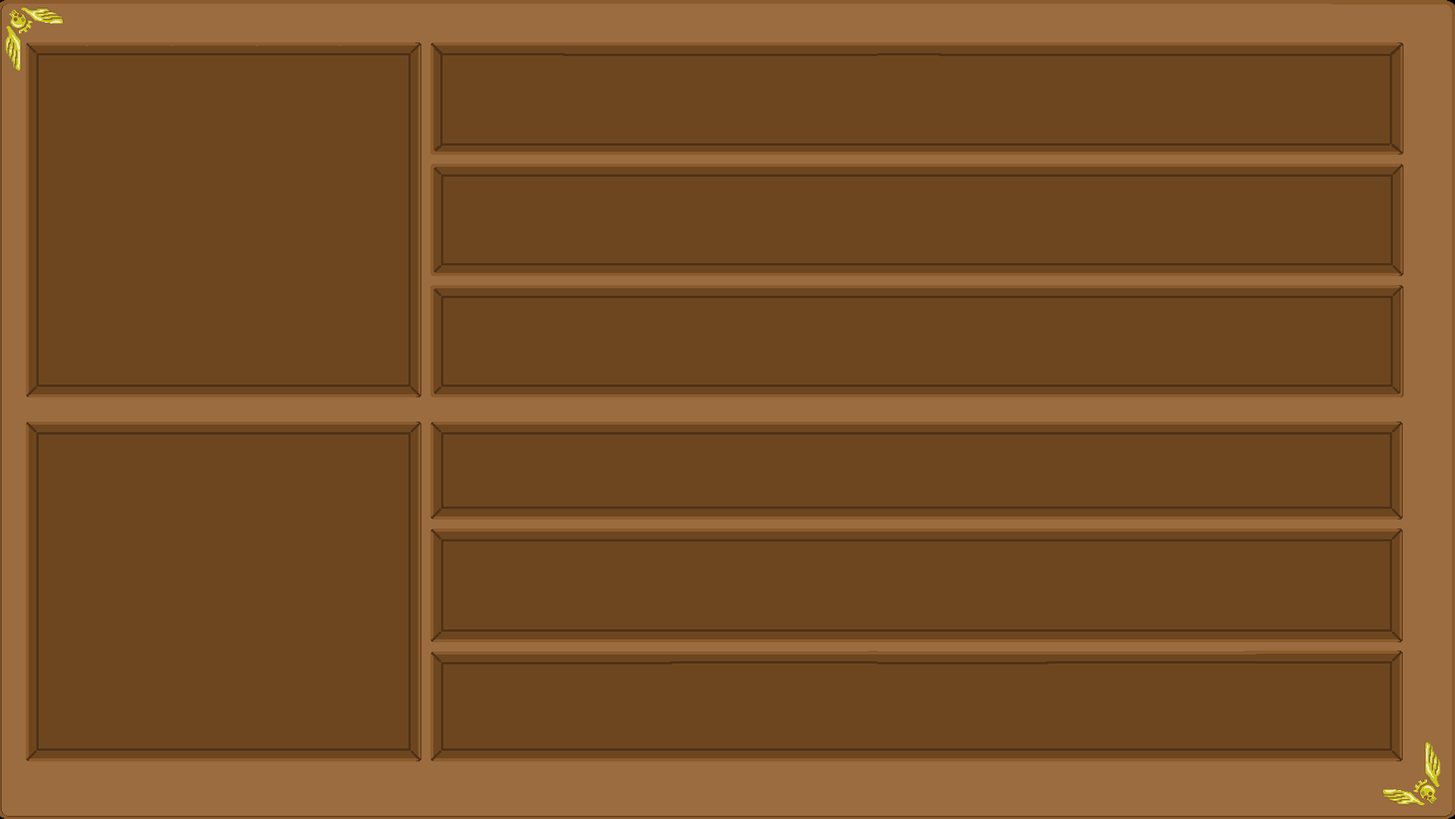
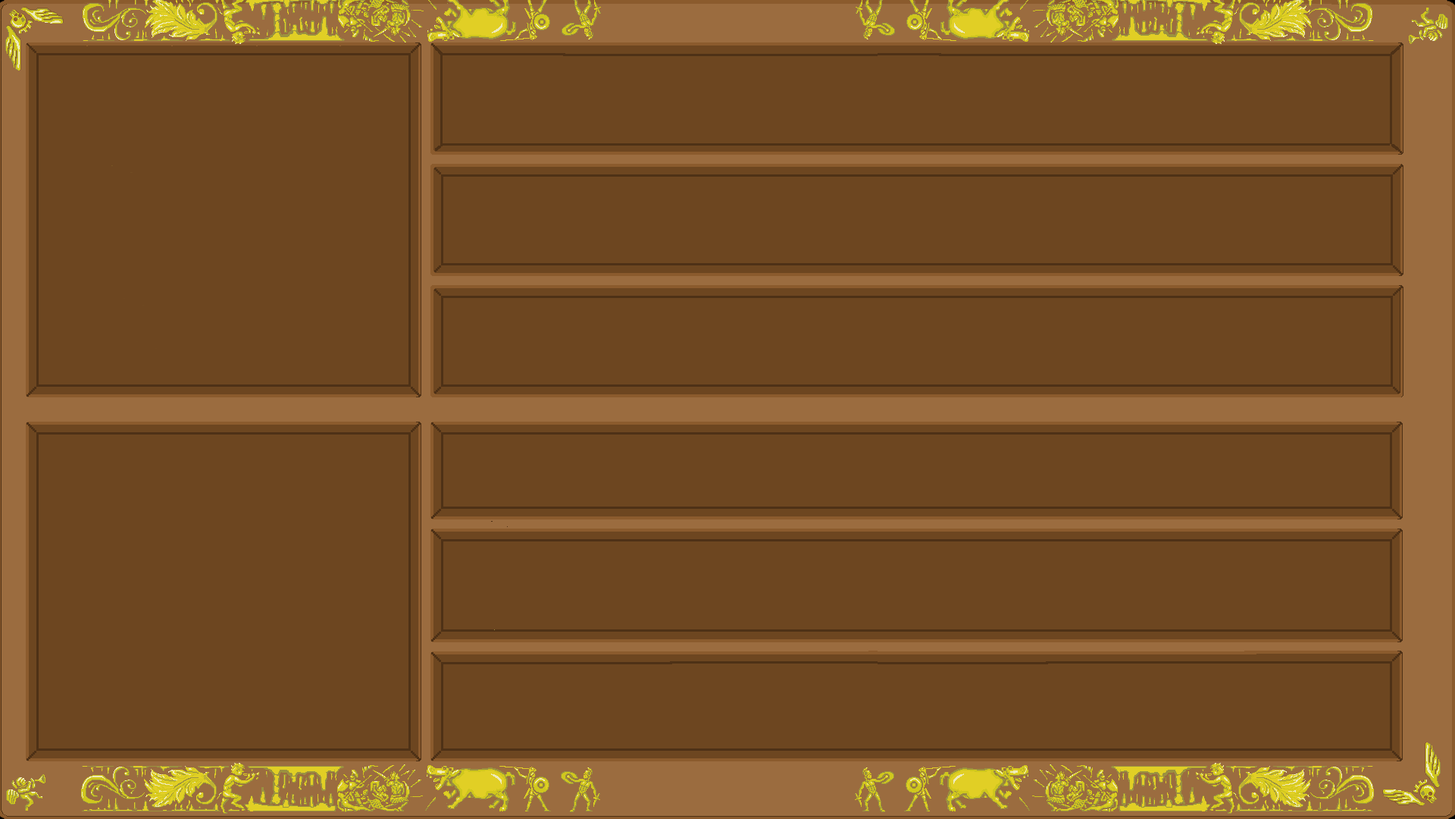
Before/after of a (1455, 819) layered artwork. What changed in the layer stack:
added layer "Capa de pintura 1(pegado)" above "Capa de pintura 1" over box(1294, 0, 1449, 812)
added layer "Capa de pintura 1" (1st of 3) above "Capa de pintura 1" over box(6, 0, 1449, 814)
added layer "Capa de pintura 1" (2nd of 3) above "Capa de pintura 1" over box(6, 629, 1388, 814)
added layer "Capa de pintura 1" (3rd of 3) above "Capa de pintura 2(pegado)" over box(6, 165, 1388, 814)
added layer "Capa de pintura 2(pegado)" (1st of 3) above "Capa de pintura 2(pegado)" over box(6, 762, 1388, 814)
added layer "Capa de pintura 2(pegado)" (2nd of 3) above "Capa de pintura 2(pegado)" over box(6, 0, 1388, 814)
added layer "Capa de pintura 2(pegado)" (3rd of 3) above "Capa de pintura 1 Fusionades" over box(6, 0, 1388, 814)
painted on "Capa de pintura 1 Fusionades" over box(6, 0, 1449, 814)
painted on "Background" over box(82, 0, 1449, 527)
